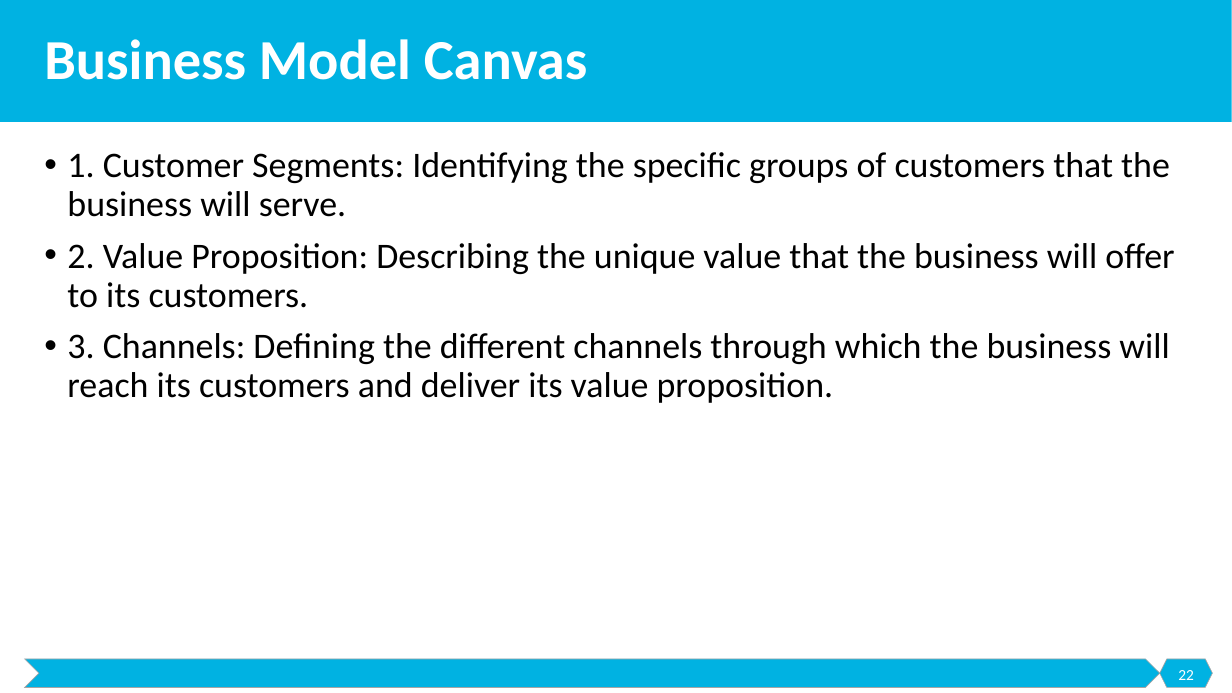
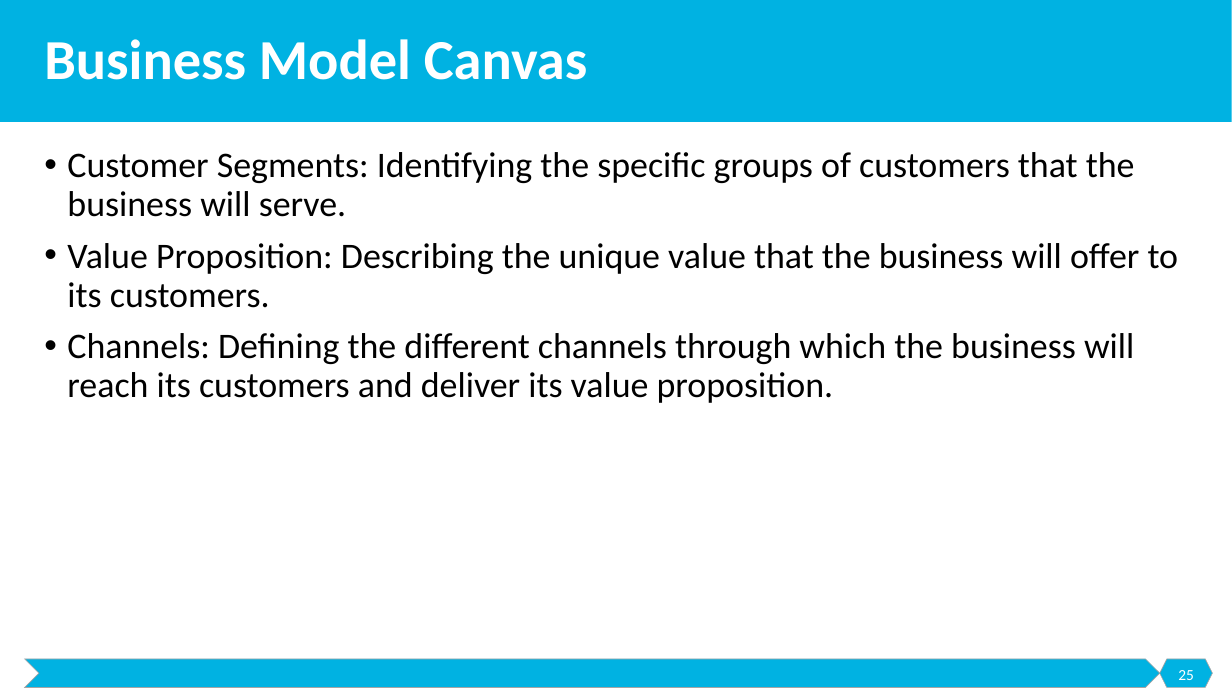
Before and after one commit to malenezi/malenezi, a slide deck: slide 25 of SE495/Lectures/2-Models/Models.pptx (slide 22 before the commit). Drawn at 1232x693 pixels with LibreOffice and Linux fonts; fonts in the diff are those of the drawing. Boxes give left, top, right and bottom in pixels: in the first picture for what was removed or moved away, otherwise in the second. Text is boxed around its words. In the diff, an @@ line names an element or a change of style, - is before the commit and + after.

```diff
--- a/SE495/Lectures/2-Models/Models.pptx
+++ b/SE495/Lectures/2-Models/Models.pptx
@@ text at bbox=[67, 152, 1179, 403]: text changed @@
-• 1. Customer Segments: Identifying the specific groups of customers that the business will serve.
-• 2. Value Proposition: Describing the unique value that the business will offer to its customers.
-• 3. Channels: Defining the different channels through which the business will reach its customers and deliver its value proposition.
+• Customer Segments: Identifying the specific groups of customers that the business will serve.
+• Value Proposition: Describing the unique value that the business will offer to its customers.
+• Channels: Defining the different channels through which the business will reach its customers and deliver its value proposition.
@@ page number at bbox=[1178, 670, 1194, 680]: text changed @@
-22
+25
```
Also in this commit, not shown: 2 other slides changed, 3 slides added.
